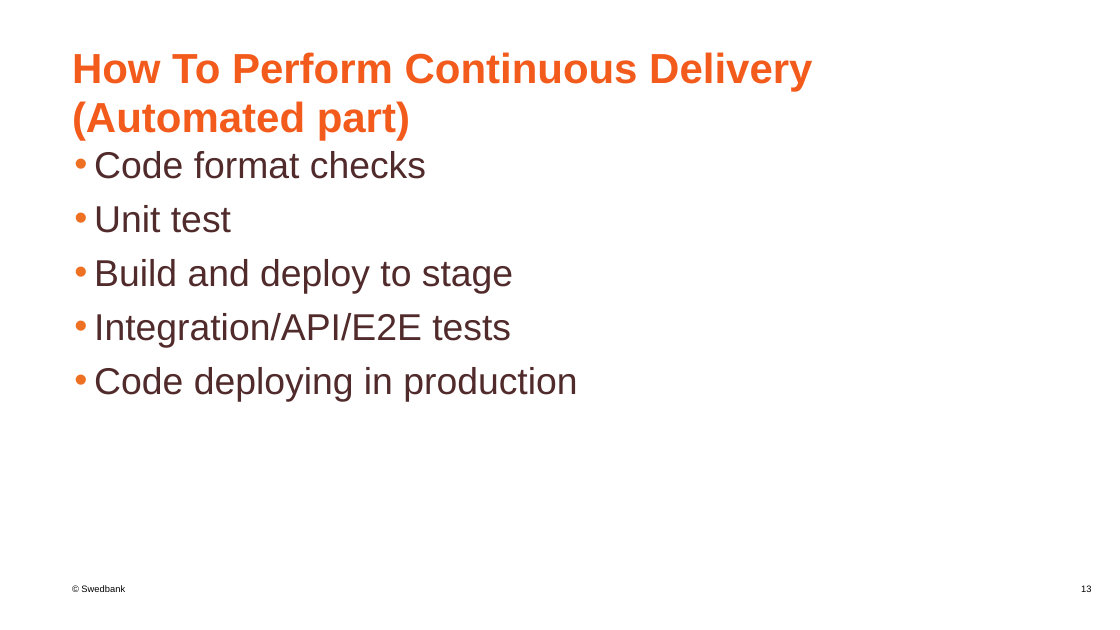
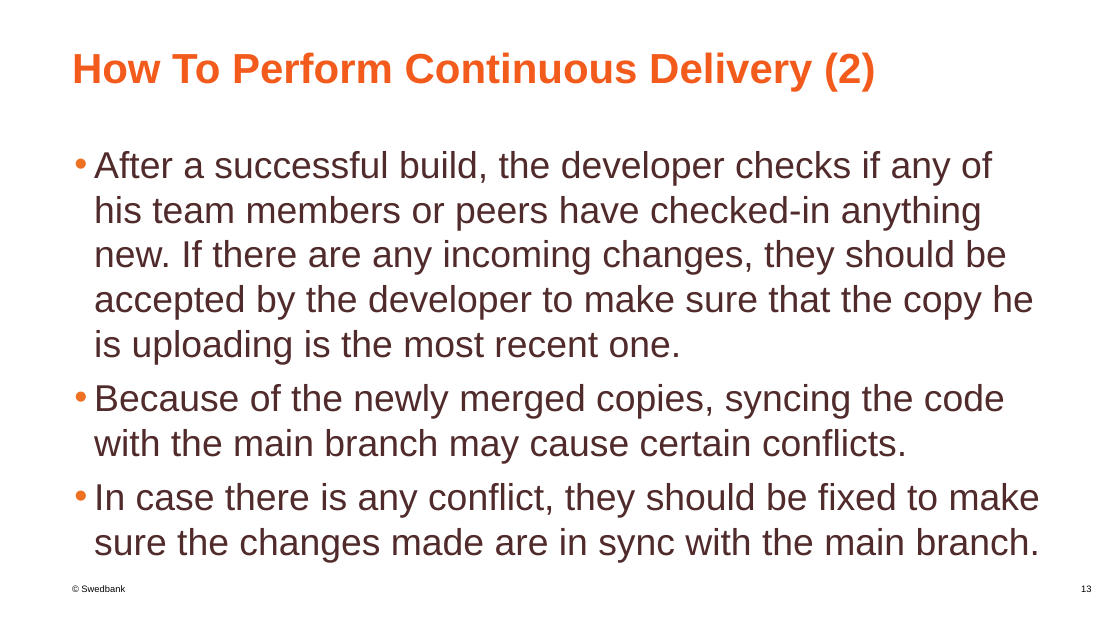
Before and after one commit to mantelisb/CICD-lecture, a slide deck: slide 13 of CICD.pptx. Drawn at 1120x630 pixels with LibreOffice and Linux fonts; fonts in the diff are those of the drawing; background and template pictures are left out. Boxes give left, top, right and bottom in pixels: in the first picture for what was removed or moved away, otherwise in the second. Text is boxed around its words. In the diff, an @@ line names an element or a change of style, - is before the commit and + after.

```diff
--- a/CICD.pptx
+++ b/CICD.pptx
@@ title at box(72, 52, 875, 91): text changed @@
-How To Perform Continuous Delivery (Automated part)
+How To Perform Continuous Delivery (2)
@@ text at box(94, 151, 1040, 556): text changed @@
-• Code format checks
-• Unit test
-• Build and deploy to stage
-• Integration/API/E2E tests
-• Code deploying in production
+• After a successful build, the developer checks if any of his team members or peers have checked-in anything new. If there are any incoming changes, they should be accepted by the developer to make sure that the copy he is uploading is the most recent one.
+• Because of the newly merged copies, syncing the code with the main branch may cause certain conflicts.
+• In case there is any conflict, they should be fixed to make sure the changes made are in sync with the main branch.
```
Also in this commit, not shown: 4 other slides changed, 3 slides added, 3 slides removed, 5 other files.
